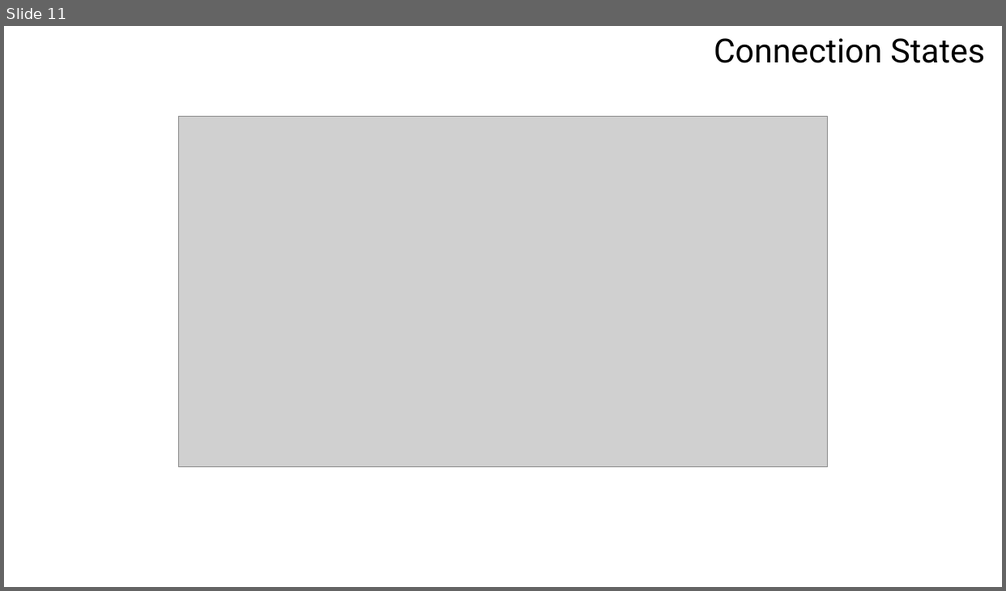
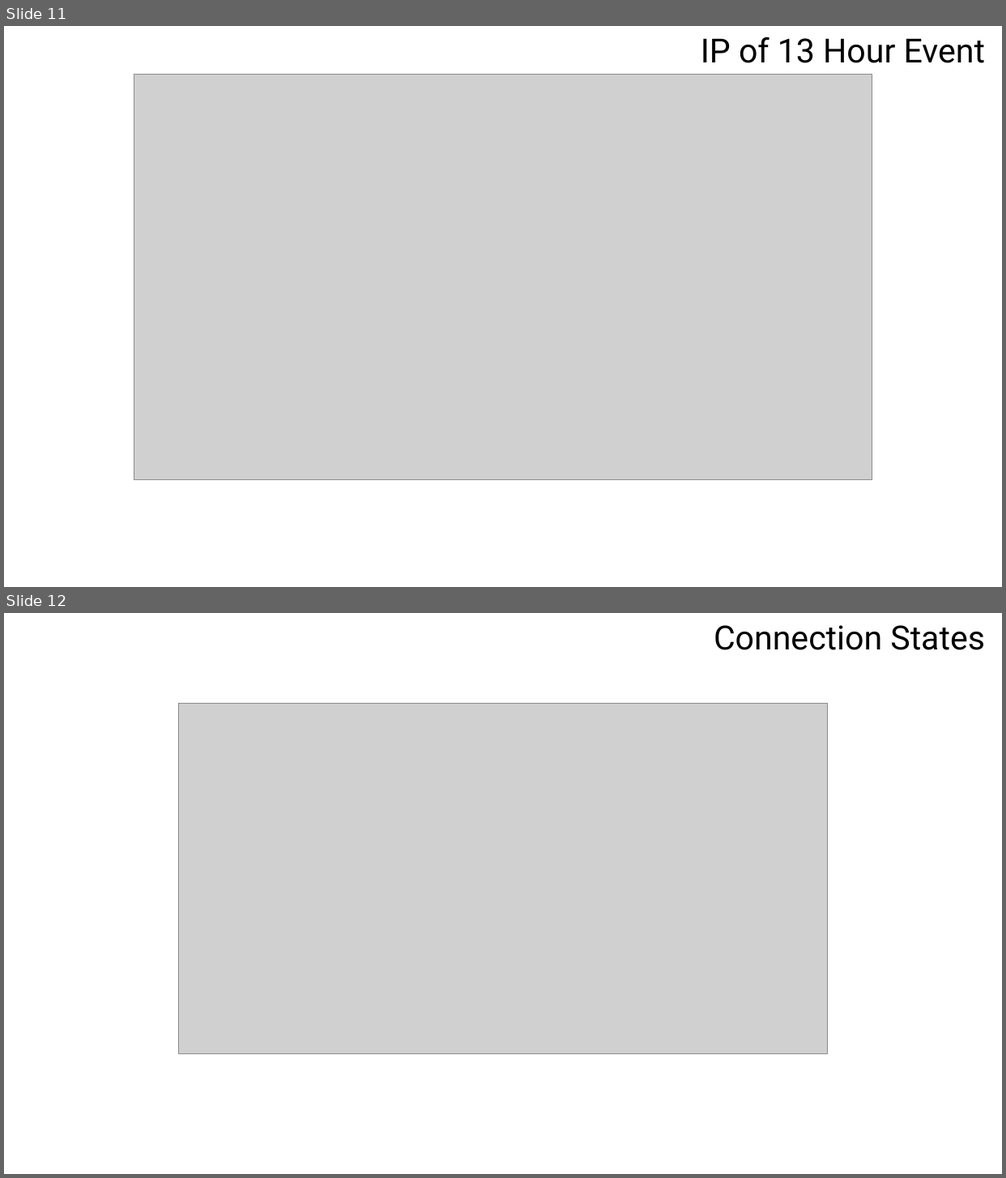
Before and after one commit to sdave777/Internet-of-Things_IDS_Data, a slide deck: Presentation.pptx. Shown one above the other, each under a label of ours: slide 11 before the commit, slides 11 and 12 after it. The pictures are 1006x591 and 1006x1178 pixels, drawn with LibreOffice and Linux fonts; fonts in the diff are those of the drawing; grey boxes stand for pictures; background and template pictures are left out. Boxes give left, top, right and bottom in pixels: in the first picture for what was removed or moved away, otherwise in the second. Text is boxed around its words. In the diff, an @@ line names an element or a change of style, - is before the commit and + after.

```diff
--- a/Presentation.pptx
+++ b/Presentation.pptx
@@ slide 11 added at [4, 26, 1002, 587], background picture (left out) @@
@@ text added at [701, 37, 985, 63], 32 pt, text #000000 @@
+IP of 13 Hour Event
@@ picture added at [134, 74, 872, 480] @@
@@ what was slide 11 is now slide 12 @@
```
Also in this commit, not shown: 6 slides changed, 1 other slide added, 1 slide removed, 2 other files.
